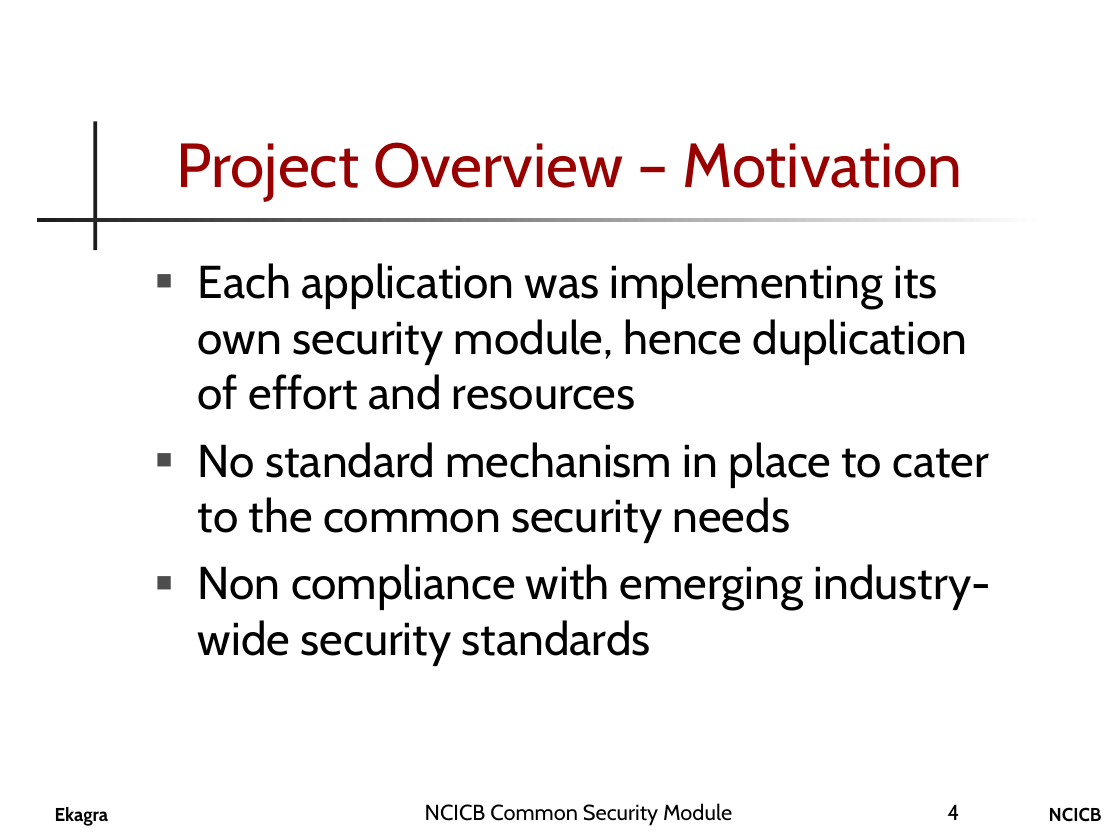
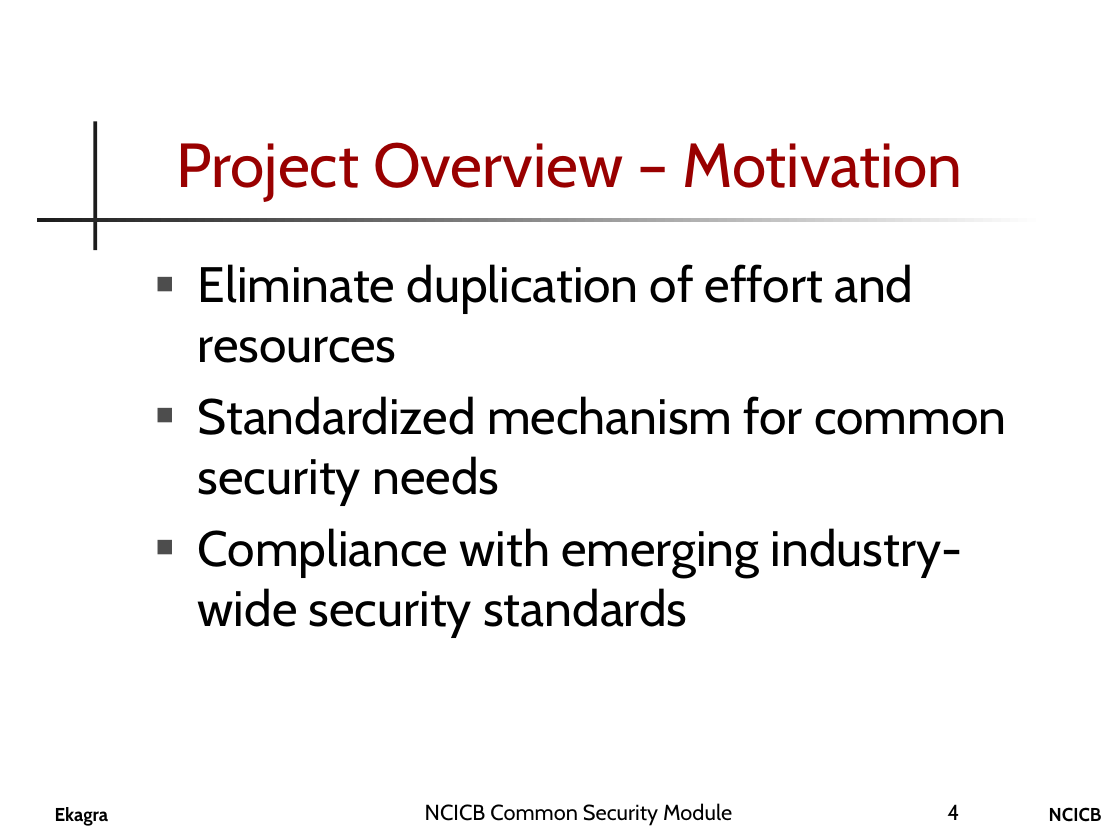
Before and after one commit to CBIIT/common-security-module-docs, a slide deck: slide 4 of CSM_Presentation.ppt. Drawn at 1120x840 pixels with LibreOffice and Linux fonts; fonts in the diff are those of the drawing; background and template pictures are left out. Boxes give left, top, right and bottom in pixels: in the first picture for what was removed or moved away, otherwise in the second. Text is boxed around its words. In the diff, an @@ line names an element or a change of style, - is before the commit and + after.

```diff
--- a/CSM_Presentation.ppt
+++ b/CSM_Presentation.ppt
@@ text at [198,264,1006,636]: text changed; size 29.6 to 32 pt @@
-■ Each application was implementing its own security module, hence duplication of effort and resources
-■ No standard mechanism in place to cater to the common security needs
-■ Non compliance with emerging industry-wide security standards
+■ Eliminate duplication of effort and resources
+■ Standardized mechanism for common security needs
+■ Compliance with emerging industry-wide security standards
```
Also in this commit, not shown: 15 other slides changed, 2 slides added.
